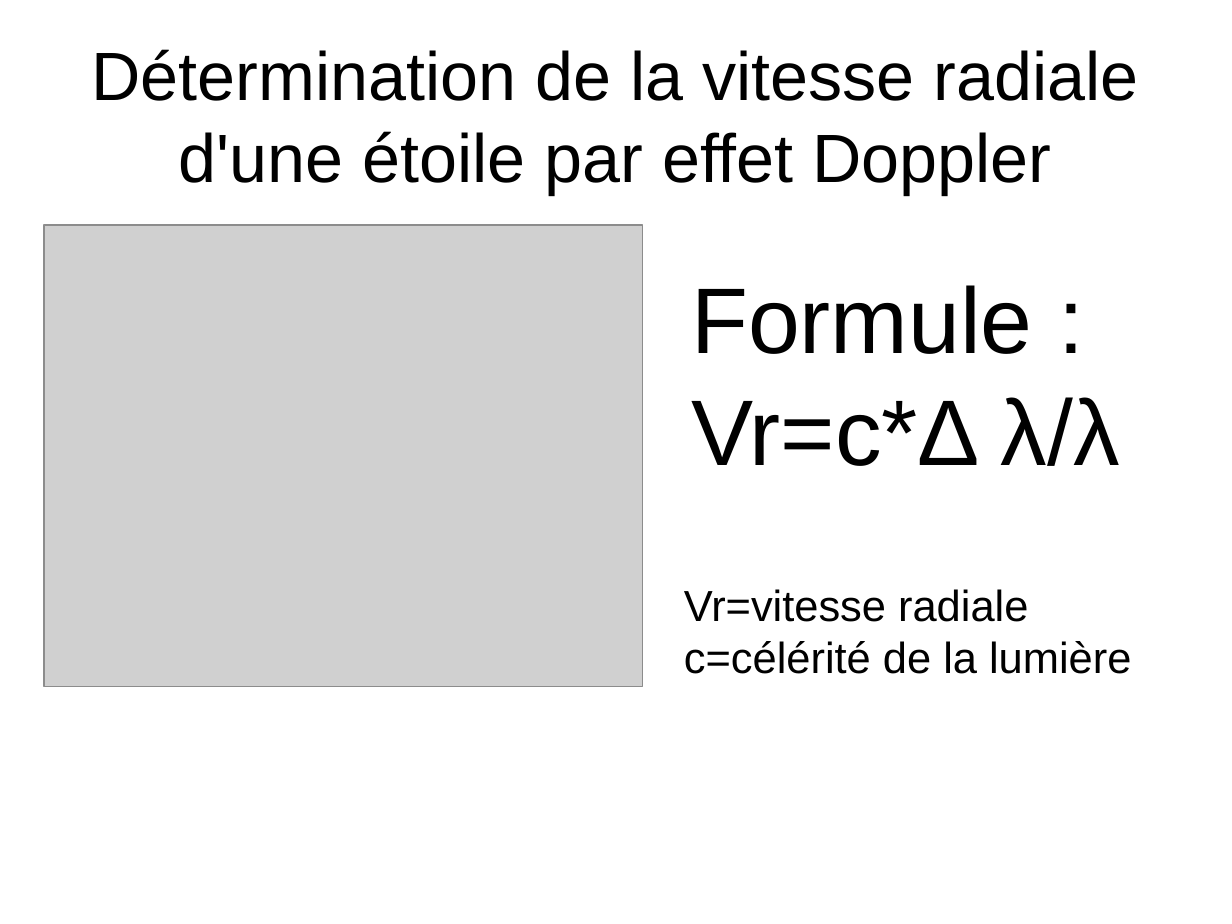
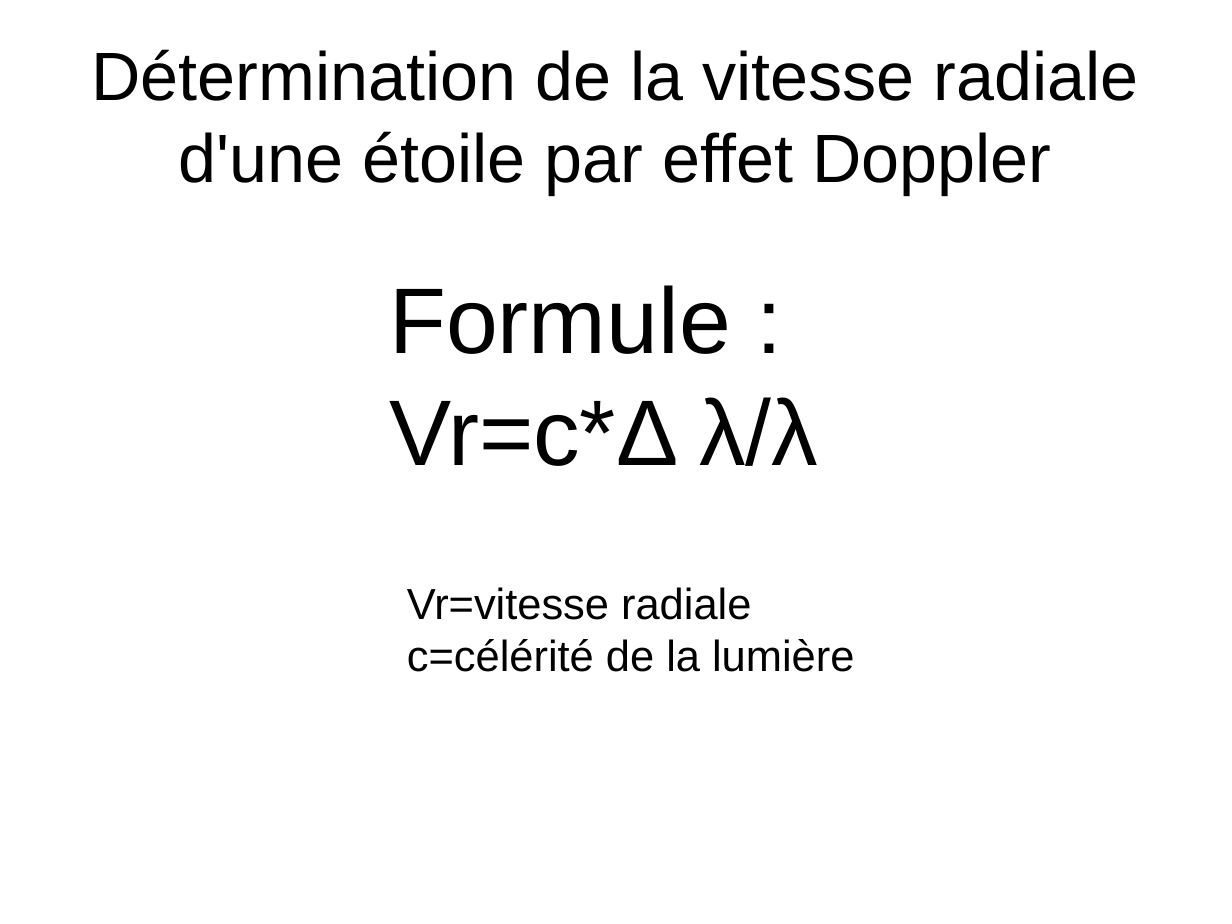
Before and after one commit to ARE-UPMC/are-gravite-2017-exoplantes-maxz, a slide deck: slide 7 of podcast.odp.pptx (slide 13 before the commit). Drawn at 1232x924 pixels with LibreOffice and Linux fonts; fonts in the diff are those of the drawing; grey boxes stand for pictures. Boxes give left, top, right and bottom in pixels: in the first picture for what was removed or moved away, otherwise in the second. Text is boxed around its words. In the diff, an @@ line names an element or a change of style, - is before the commit and + after.

```diff
--- a/podcast.odp.pptx
+++ b/podcast.odp.pptx
@@ picture removed at (x1=44, y1=225, x2=642, y2=686) @@
@@ text "Formule :" moved from (x1=691, y1=285, x2=1120, y2=466) to (x1=389, y1=285, x2=818, y2=466) @@
@@ text "Vr=vitesse radiale" moved from (x1=684, y1=589, x2=1131, y2=674) to (x1=407, y1=587, x2=854, y2=672) @@
```
Also in this commit, not shown: 12 other slides changed, 1 slide added, 7 slides removed.
